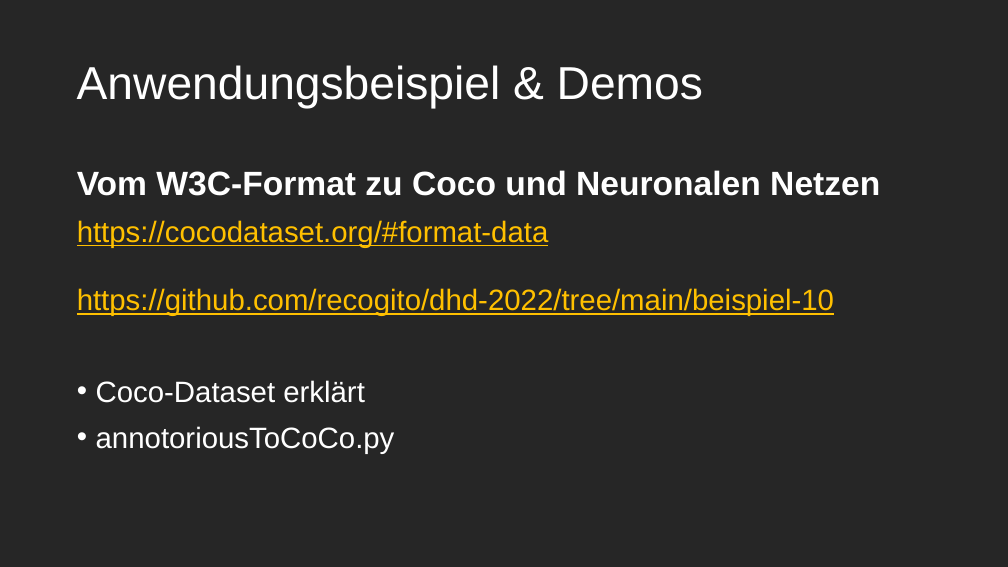
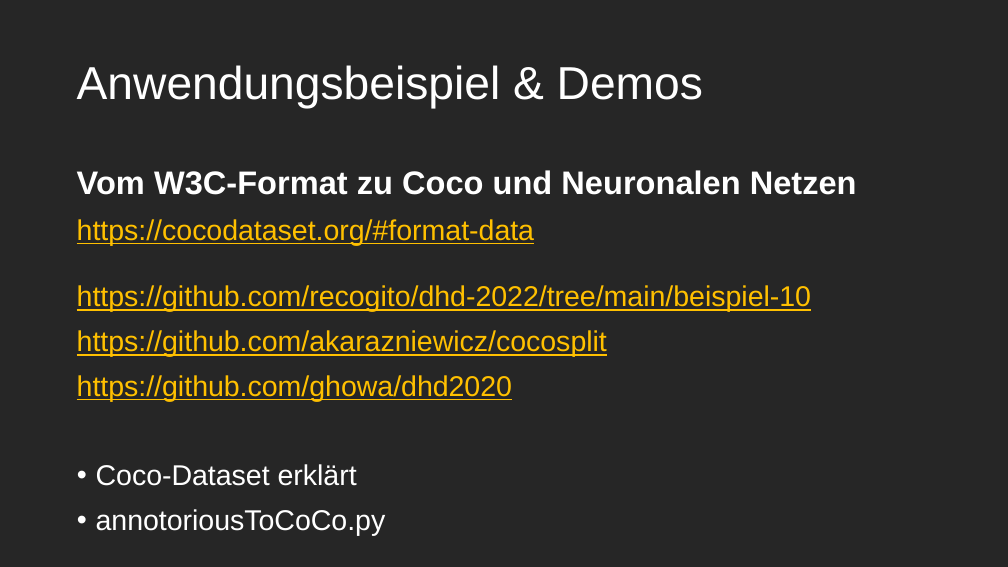
Before and after one commit to rsimon/dhd-2022, a slide deck: slide 26 of Annotorious-Intro-DHd.pptx. Drawn at 1008x567 pixels with LibreOffice and Linux fonts; fonts in the diff are those of the drawing. Boxes give left, top, right and bottom in pixels: in the first picture for what was removed or moved away, otherwise in the second. Text is boxed around its words. In the diff, an @@ line names an element or a change of style, - is before the commit and + after.

```diff
--- a/Annotorious-Intro-DHd.pptx
+++ b/Annotorious-Intro-DHd.pptx
@@ text at bbox=[77, 170, 857, 486]: size 32 to 31 pt in "Vom W3C-Format zu Coco und Neuronalen Netzen"; size 28 to 27.2 pt in "https://cocodataset.org/#format-data", "https://github.com/recogito/dhd-2022/tree/main/beispiel-10", "Coco-Dataset erklärt", "annotoriousToCoCo.py" @@
@@ text at bbox=[77, 330, 607, 401]: paragraphs added @@
+https://github.com/akarazniewicz/cocosplit
+https://github.com/ghowa/dhd2020
```
Also in this commit, not shown: 4 other slides changed, 2 other files.
